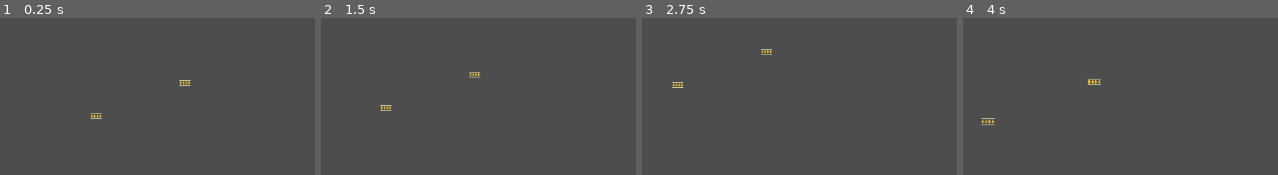
Above: before the commit, frames 1-4 (left to right).
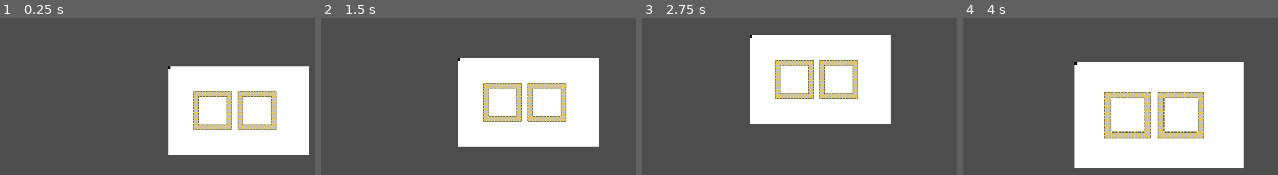
Above: after the commit, the same moments.

Repository: CPZhang9487/PixelFactory2D
Game: Godot game, scene res://main.tscn
Same seed, same stepped clock (60 frames per second), same inputs: the game is played once before the commit and once after it.
Inputs (mouse positions are in pixels of both pictures, inside the frame that each line leads up to):
- Up to frame 1 (0.25 s): no input
- Up to frame 2 (1.5 s): move the mouse to (484, 60) at 0.52 s; hold Right (ui_right) 0.53-1.28 s; click (484, 60) at 0.6 s; right-click (484, 60) at 0.8 s; move the mouse to (365, 93) at 1.27 s; hold Down (ui_down) from 1.28 s (still down); right-click (365, 93) at 1.35 s
- Up to frame 3 (2.75 s): click (686, 93) at 1.55 s; move the mouse to (outside the picture) at 2.02 s; release Down (ui_down) at 2.03 s; hold Right (ui_right) from 2.03 s (still down); click (outside the picture) at 2.1 s; right-click (outside the picture) at 2.3 s
- Up to frame 4 (4 s): move the mouse to (outside the picture) at 2.77 s; release Right (ui_right) at 2.78 s; hold Up (ui_up) 2.78-3.53 s; right-click (outside the picture) at 2.85 s; click (outside the picture) at 3.05 s; move the mouse to (outside the picture) at 3.52 s; hold Left (ui_left) from 3.53 s (still down); tap Mouse wheel up (zoom_in) at 3.6 s; right-click (outside the picture) at 3.8 s

The runs differ from the first frame. In frame 1, 25% of the frame differs, in the area x 28-99%, y 30-88%; in frame 2, 25%; in frame 3, 25%; in frame 4, 36%, in the area x 5-90%, y 28-96%.

Commit message:
modified:   block_like/block_like_2d_manager.gd 	modified:   block_like/production_line_2d/productionLine_tile.png 	modified:   block_like/production_line_2d/production_line.gd 	modified:   block_like/production_line_2d/production_line.tscn 	modified:   main.tscn 	modified:   block_like/block_like_2D.gd

Diff:
--- a/block_like/block_like_2D.gd
+++ b/block_like/block_like_2D.gd
@@ -2,14 +2,14 @@
 extends Node2D
 "
 enums:
-	- Shape:
+	- ShapeFill:
 		代表形狀連續相連的格子數量。
 		用法參考block_shape。
 
 exports:
-	- block_size (Vector2):
-		自身的大小，預設為Vector2(1,1)。
-		用法參考block_shape。
+	- block_selected_flash_speed (float):
+		被選擇時的閃爍速度,預設為1.0。
+		進入父節點時若父節點為BlockLike2DManager，則會根據父節點的block_selected_flash_speed進行調整。
 	- block_shape (Array[Shape]):
 		自身的形狀，預設為[ONE]。
 		以建立一個5x5的X形狀來作例子，1/0分別代表是否占用格子。
@@ -23,17 +23,20 @@
 		[1,0,0,0,1,0,1,0,1,0,0,0,1,0,0,0,1,0,1,0,1,0,0,0,1]
 		block_shape依照連續的1/0填入Shape。
 		block_shape=[ONE,NULL3,ONE,NULL1,ONE,NULL1,ONE,NULL3,ONE,NULL3,ONE,NULL1,ONE,NULL1,ONE,NULL3,ONE]
+	- block_size (Vector2):
+		自身的大小，預設為Vector2(1,1)。
+		用法參考block_shape。
+	- cell_size (Vector2):
+		格子大小，預設為Vector2(16,16)。
+		進入父節點時若父節點為BlockLike2DManager，則會根據父節點的cell_size進行調整。
+	- mouse_entered_modulate_alpha (float):
+		滑鼠進入自身時自身透明度應調整的值，只能設置在0.0到1.0之間，預設為0.8。
+		進入父節點時若父節點為BlockLike2DManager，則會根據父節點的mouse_entered_modulate_alpha進行調整。
 
 public attributes:
 	- block_area(Area2D):
 		覆蓋自身範圍的Area2d物件。
 		在'BLOCK_AREA'群組中。
-	- block_selected_flash_speed (float):
-		被選擇時的閃爍速度。
-		進入父節點時若父節點為BlockLike2DManager，則會根據父節點的block_selected_flash_speed進行調整。
-	- cell_size (Vector2):
-		格子大小。
-		進入父節點時若父節點為BlockLike2DManager，則會根據父節點的cell_size進行調整。
 	- is_able_to_be_placed (bool):
 		是否能夠被放置。
 	- is_mouse_entered (bool):
@@ -79,7 +82,7 @@
 		透過自身信號mouse_exited()觸發。
 		自身的is_mouse_entered=false。
 "
-enum Shape {
+enum ShapeFill {
 	NULL1,
 	NULL2,
 	NULL3,
@@ -91,12 +94,13 @@
 }
 
 
+@export var block_selected_flash_speed := 1.0
+@export var block_shape: Array[ShapeFill] = [ShapeFill.ONE]
 @export var block_size := Vector2(1, 1)
-@export var block_shape: Array[Shape] = [Shape.ONE]
+@export var cell_size := Vector2(16, 16)
+@export_range(0.0, 1.0) var mouse_entered_modulate_alpha := 0.8
 
 var block_area := Area2D.new()
-var block_selected_flash_speed := 1.0
-var cell_size := Vector2(16, 16)
 var is_able_to_be_placed := true
 var is_mouse_entered := false
 var is_picked_up := false
@@ -111,37 +115,67 @@
 	if parent is BlockLike2DManager:
 		block_selected_flash_speed = parent.block_selected_flash_speed
 		cell_size = parent.cell_size
+		mouse_entered_modulate_alpha = parent.mouse_entered_modulate_alpha
 
 	# shape
 	var bool_shape_2d: Array[Array] = []
-	var x: int = block_size.x
-	var y: int = block_size.y
+	var x: int = block_size.x if block_size.x > 0 else 1
+	var y: int = block_size.y if block_size.y > 0 else 1
 	for i in range(y):
 		var bool_shape_1d: Array[bool] = []
 		for j in range(x):
 			bool_shape_1d.append(false)
 		bool_shape_2d.append(bool_shape_1d)
-	var index: int = 0
+	var index := 0
+	var max_x := 0
+	var max_y := 0
+	var min_x := x - 1
+	var min_y := y - 1
 	for shape in block_shape:
-		var length = shape - Shape.NULL1
+		var length = shape - ShapeFill.NULL1
 		var bool_value: bool = false
 		if length >= 4:
 			length -= 4
 			bool_value = true
 		while length >= 0 and index < x * y:
-			bool_shape_2d[index / x][index % x] = bool_value
+			var i = index / x
+			var j = index % x
+			bool_shape_2d[i][j] = bool_value
+			if bool_value:
+				if i > max_y:
+					max_y = i
+				elif i < min_y:
+					min_y = i
+				if j > max_x:
+					max_x = j
+				elif j < min_x:
+					min_x = j
 			length -= 1
 			index += 1
+	for i in range(y):
+		for j in range(min_x):
+			bool_shape_2d[i].pop_front()
+		for j in range(x - max_x - 1):
+			bool_shape_2d[i].pop_back()
+	for i in range(min_y):
+		bool_shape_2d.pop_front()
+	for i in range(y - max_y - 1):
+		bool_shape_2d.pop_back()
+	x = max_x - min_x + 1
+	y = max_y - min_y + 1
+	if x == 1 and y == 1:
+		bool_shape_2d[0][0] = true
+	block_size = Vector2(x, y)
 
 	# block_area
 	var rect = RectangleShape2D.new()
 	rect.size = cell_size - Vector2(0.001, 0.001)
 	for i in range(y):
 		for j in range(x):
-			if bool_shape_2d[j][i]:
+			if bool_shape_2d[i][j]:
 				var collision_shape = CollisionShape2D.new()
 				collision_shape.shape = rect
-				collision_shape.position = -cell_size * (block_size - Vector2(1, 1)) / 2 + Vector2(i, j) * cell_size
+				collision_shape.position = -cell_size * (block_size - Vector2(1, 1)) / 2 + Vector2(j, i) * cell_size
 				block_area.add_child(collision_shape)
 	block_area.add_to_group("BLOCK_AREA")
 	block_area.area_entered.connect(_on_block_area_area_entered)
@@ -182,6 +216,7 @@
 	is_picked_up = true
 	picked_up_global_mouse_pos = get_global_mouse_position()
 	picked_up_position = position
+	z_index += 100
 
 
 func be_putted_down() -> void:
@@ -194,6 +229,7 @@
 
 	is_picked_up = false
 	is_selected = false
+	z_index -= 100
 
 
 func be_selected() -> void:
@@ -211,6 +247,7 @@
 
 	is_picked_up = false
 	position = picked_up_position
+	z_index -= 100
 
 
 func be_unselected() -> void:
@@ -245,7 +282,7 @@
 
 func update_modulate() -> void:
 	"
-	1. modulate預設為白色。
+	1. modulate預設為白色，如果滑鼠在自身上，改變modulate.a。
 	2. 當not is_selected時return。
 	3. 透過modulate的alpha隨著遊戲時間改變做出閃爍的效果。
 	4. 當not is_picked_up時return。
@@ -254,6 +291,8 @@
 
 	"1."
 	modulate = Color.WHITE
+	if is_mouse_entered:
+		modulate.a = mouse_entered_modulate_alpha
 
 	"2."
 	if not is_selected:
--- a/block_like/block_like_2d_manager.gd
+++ b/block_like/block_like_2d_manager.gd
@@ -4,11 +4,14 @@
 "
 exports:
 	- block_selected_flash_speed (float):
-		BlockLike2D物件被選擇時的閃爍速度，預設為1.0。
+		BlockLike2D物件被選擇時的閃爍速度,預設為1.0。
 	- cell_size (Vector2):
-		格子的基礎大小，預設為Vector2(16,16)。
+		BlockLike2D物件的格子大小，預設為Vector2(16,16)。
+	- mouse_entered_modulate_alpha (float):
+		滑鼠進入BlockLike2D物件時其透明度應調整的值，只能設置在0.0到1.0之間，預設為0.8。
 "
 
 
 @export var block_selected_flash_speed := 1.0
 @export var cell_size := Vector2(16, 16)
+@export_range(0.0, 1.0) var mouse_entered_modulate_alpha := 0.8
--- a/block_like/production_line_2d/production_line.gd
+++ b/block_like/production_line_2d/production_line.gd
@@ -1,15 +1,42 @@
 extends BlockLike2D
 
 
-const UPDATE_SPEED = 3.0
+enum Type {
+	FROM_LEFT_TO_RIGHT,
+	FROM_LEFT_TO_DOWN,
+	FROM_LEFT_TO_UP,
+	FROM_UP_TO_DOWN,
+	FROM_UP_TO_LEFT,
+	FROM_UP_TO_RIGHT,
+	FROM_RIGHT_TO_LEFT,
+	FROM_RIGHT_TO_UP,
+	FROM_RIGHT_TO_DOWN,
+	FROM_DOWN_TO_UP,
+	FROM_DOWN_TO_RIGHT,
+	FROM_DOWN_TO_LEFT,
+}
+
+
+const UPDATE_SPEED = 1.0
+
+
+@export var type := Type.FROM_LEFT_TO_RIGHT
 
 
 @onready var image: Sprite2D = $Image
 
 
-func _process(delta):
-	_animate()
+func _ready():
+	super._ready()
+
+	# type
+	rotation = deg_to_rad(type / 3 * 90)
+	image.frame_coords.y = type % 3
 
 
-func _animate():
-	image.frame_coords.x = int(Time.get_ticks_msec() * UPDATE_SPEED / 1000) % image.hframes
+func _process(delta):
+	_animate(delta)
+
+
+func _animate(delta):
+	image.frame_coords.x = int(Time.get_ticks_msec() / 1000.0 * UPDATE_SPEED * image.hframes) % image.hframes
--- a/block_like/production_line_2d/production_line.tscn
+++ b/block_like/production_line_2d/production_line.tscn
@@ -8,5 +8,5 @@
 
 [node name="Image" type="Sprite2D" parent="."]
 texture = ExtResource("2_4lrpp")
-hframes = 4
-vframes = 12
+hframes = 8
+vframes = 3
--- a/main.tscn
+++ b/main.tscn
@@ -1,10 +1,23 @@
-[gd_scene load_steps=4 format=3 uid="uid://b0urqwxpinjmo"]
+[gd_scene load_steps=6 format=3 uid="uid://b0urqwxpinjmo"]
 
 [ext_resource type="Script" path="res://main_camera.gd" id="1_6fceo"]
 [ext_resource type="Script" path="res://block_like/block_like_2d_manager.gd" id="2_147oy"]
 [ext_resource type="PackedScene" uid="uid://ce2ll6t0o6kac" path="res://block_like/production_line_2d/production_line.tscn" id="2_frdb5"]
 
+[sub_resource type="Gradient" id="Gradient_ywh7y"]
+interpolation_mode = 1
+offsets = PackedFloat32Array(0, 0.0714286)
+
+[sub_resource type="GradientTexture2D" id="GradientTexture2D_voike"]
+gradient = SubResource("Gradient_ywh7y")
+fill_to = Vector2(0.059633, 0.00917431)
+
 [node name="Main" type="Node2D"]
+
+[node name="Sprite2D" type="Sprite2D" parent="."]
+position = Vector2(69.5, 32)
+scale = Vector2(3.17188, 2)
+texture = SubResource("GradientTexture2D_voike")
 
 [node name="MainCamera" type="Camera2D" parent="."]
 script = ExtResource("1_6fceo")
@@ -12,11 +25,94 @@
 [node name="BlockLike2DManager" type="Node2D" parent="."]
 script = ExtResource("2_147oy")
 
+[node name="ProductionLine" parent="BlockLike2DManager" instance=ExtResource("2_frdb5")]
+position = Vector2(8, 8)
+type = 10
+
+[node name="ProductionLine2" parent="BlockLike2DManager" instance=ExtResource("2_frdb5")]
+position = Vector2(24, 8)
+
+[node name="ProductionLine3" parent="BlockLike2DManager" instance=ExtResource("2_frdb5")]
+position = Vector2(40, 8)
+
 [node name="ProductionLine4" parent="BlockLike2DManager" instance=ExtResource("2_frdb5")]
-block_size = Vector2(5, 5)
-block_shape = Array[int]([4, 2, 4, 0, 4, 0, 4, 2, 4, 2, 4, 0, 4, 0, 4, 2, 4])
+position = Vector2(56, 8)
+type = 1
 
 [node name="ProductionLine5" parent="BlockLike2DManager" instance=ExtResource("2_frdb5")]
-position = Vector2(-132, 43)
-block_size = Vector2(5, 5)
-block_shape = Array[int]([4, 2, 4, 0, 4, 0, 4, 2, 4, 2, 4, 0, 4, 0, 4, 2, 4])
+position = Vector2(8, 24)
+type = 9
+
+[node name="ProductionLine8" parent="BlockLike2DManager" instance=ExtResource("2_frdb5")]
+position = Vector2(56, 24)
+type = 3
+
+[node name="ProductionLine9" parent="BlockLike2DManager" instance=ExtResource("2_frdb5")]
+position = Vector2(8, 40)
+type = 9
+
+[node name="ProductionLine12" parent="BlockLike2DManager" instance=ExtResource("2_frdb5")]
+position = Vector2(56, 40)
+type = 3
+
+[node name="ProductionLine13" parent="BlockLike2DManager" instance=ExtResource("2_frdb5")]
+position = Vector2(8, 56)
+type = 7
+
+[node name="ProductionLine14" parent="BlockLike2DManager" instance=ExtResource("2_frdb5")]
+position = Vector2(24, 56)
+type = 6
+
+[node name="ProductionLine15" parent="BlockLike2DManager" instance=ExtResource("2_frdb5")]
+position = Vector2(40, 56)
+type = 6
+
+[node name="ProductionLine16" parent="BlockLike2DManager" instance=ExtResource("2_frdb5")]
+position = Vector2(56, 56)
+type = 4
+
+[node name="ProductionLine6" parent="BlockLike2DManager" instance=ExtResource("2_frdb5")]
+position = Vector2(72, 8)
+type = 8
+
+[node name="ProductionLine7" parent="BlockLike2DManager" instance=ExtResource("2_frdb5")]
+position = Vector2(88, 8)
+type = 6
+
+[node name="ProductionLine10" parent="BlockLike2DManager" instance=ExtResource("2_frdb5")]
+position = Vector2(104, 8)
+type = 6
+
+[node name="ProductionLine11" parent="BlockLike2DManager" instance=ExtResource("2_frdb5")]
+position = Vector2(120, 8)
+type = 11
+
+[node name="ProductionLine17" parent="BlockLike2DManager" instance=ExtResource("2_frdb5")]
+position = Vector2(72, 24)
+type = 3
+
+[node name="ProductionLine18" parent="BlockLike2DManager" instance=ExtResource("2_frdb5")]
+position = Vector2(120, 24)
+type = 9
+
+[node name="ProductionLine19" parent="BlockLike2DManager" instance=ExtResource("2_frdb5")]
+position = Vector2(72, 40)
+type = 3
+
+[node name="ProductionLine20" parent="BlockLike2DManager" instance=ExtResource("2_frdb5")]
+position = Vector2(120, 40)
+type = 9
+
+[node name="ProductionLine21" parent="BlockLike2DManager" instance=ExtResource("2_frdb5")]
+position = Vector2(72, 56)
+type = 5
+
+[node name="ProductionLine22" parent="BlockLike2DManager" instance=ExtResource("2_frdb5")]
+position = Vector2(88, 56)
+
+[node name="ProductionLine23" parent="BlockLike2DManager" instance=ExtResource("2_frdb5")]
+position = Vector2(104, 56)
+
+[node name="ProductionLine24" parent="BlockLike2DManager" instance=ExtResource("2_frdb5")]
+position = Vector2(120, 56)
+type = 2
Binary file changed: block_like/production_line_2d/productionLine_tile.png
